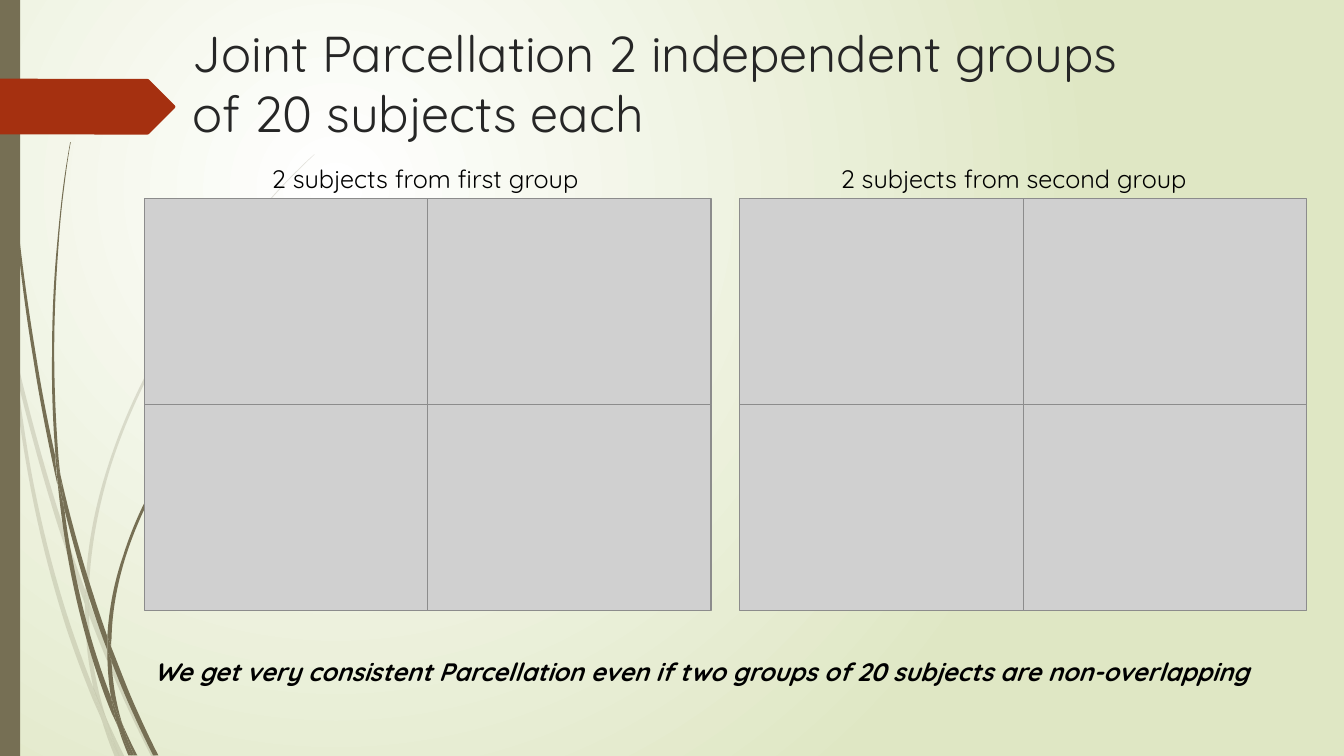
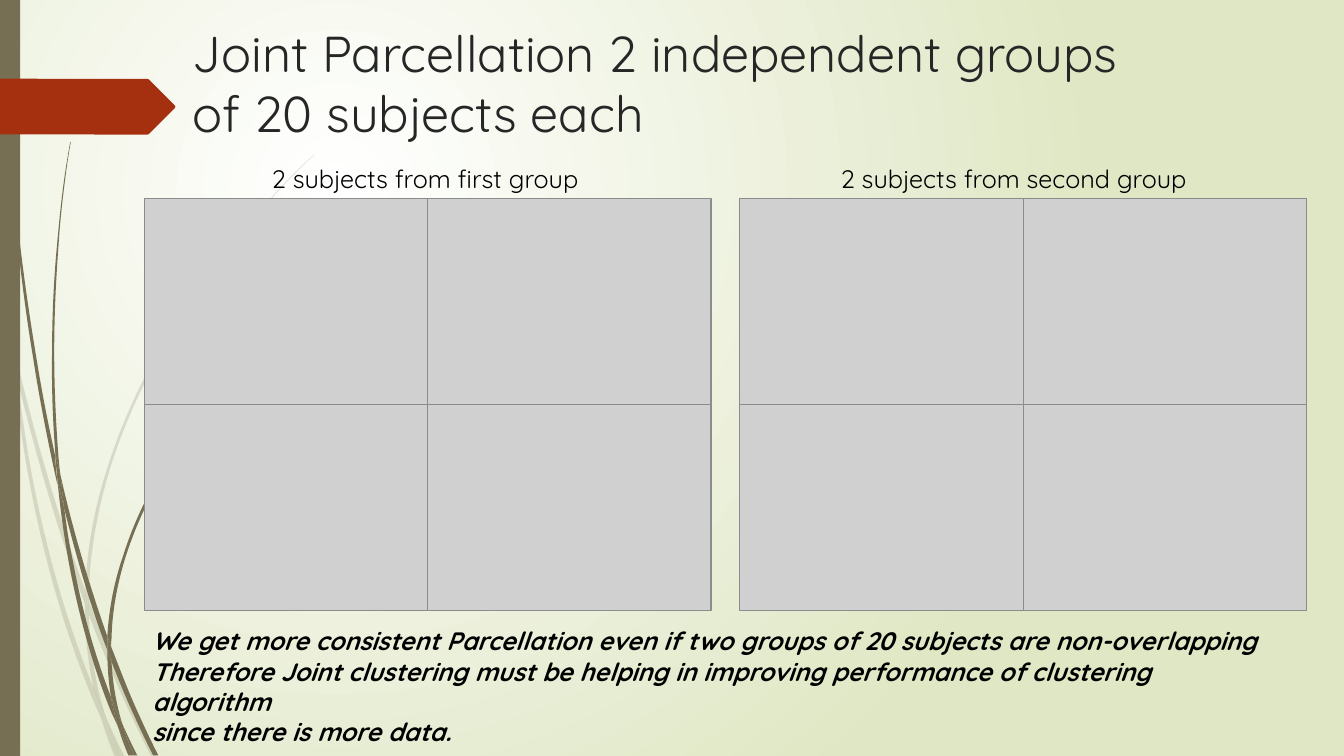
Before and after one commit to ajoshiusc/cortical_parcellation, a slide deck: slide 11 of docs/brain_sync.pptx (slide 10 before the commit). Drawn at 1344x756 pixels with LibreOffice and Linux fonts; fonts in the diff are those of the drawing; grey boxes stand for pictures. Boxes give left, top, right and bottom in pixels: in the first picture for what was removed or moved away, otherwise in the second. Text is boxed around its words. In the diff, an @@ line names an element or a change of style, - is before the commit and + after.

```diff
--- a/docs/brain_sync.pptx
+++ b/docs/brain_sync.pptx
@@ text at bbox=[152, 631, 1256, 749]: text changed @@
-We get very consistent Parcellation even if two groups of 20 subjects are non-overlapping
+We get more consistent Parcellation even if two groups of 20 subjects are non-overlapping
+Therefore Joint clustering must be helping in improving performance of clustering algorithm
+since there is more data.
```
Also in this commit, not shown: 4 other slides changed, 5 slides added, 1 slide removed.
